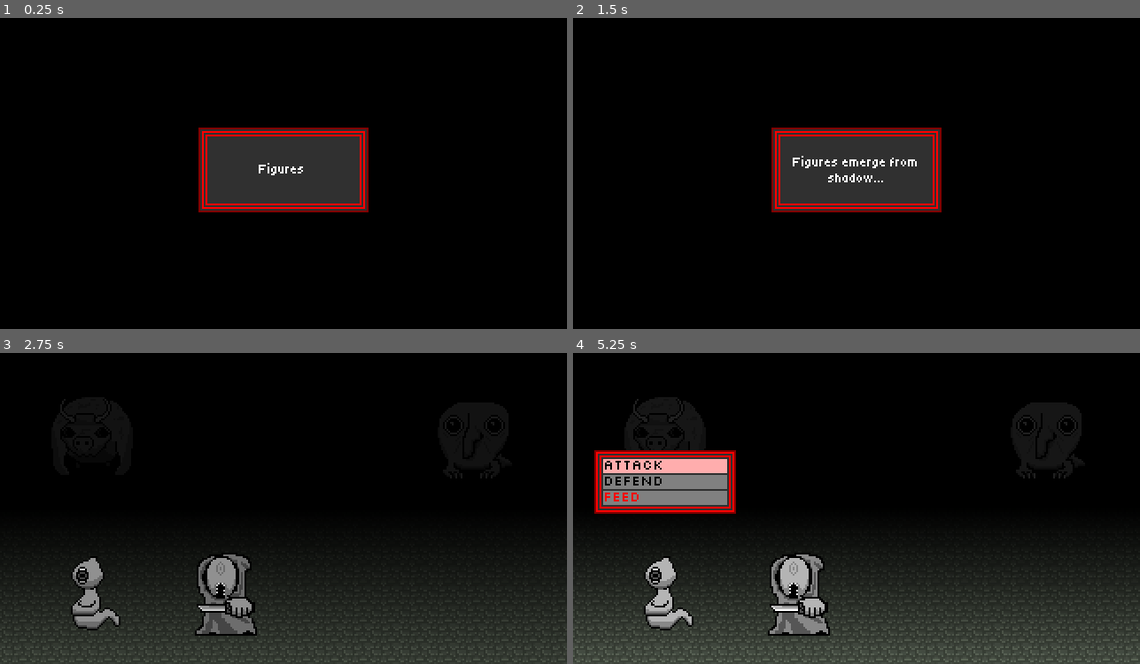
Above: before the commit, frames 1-4 (two rows, left to right).
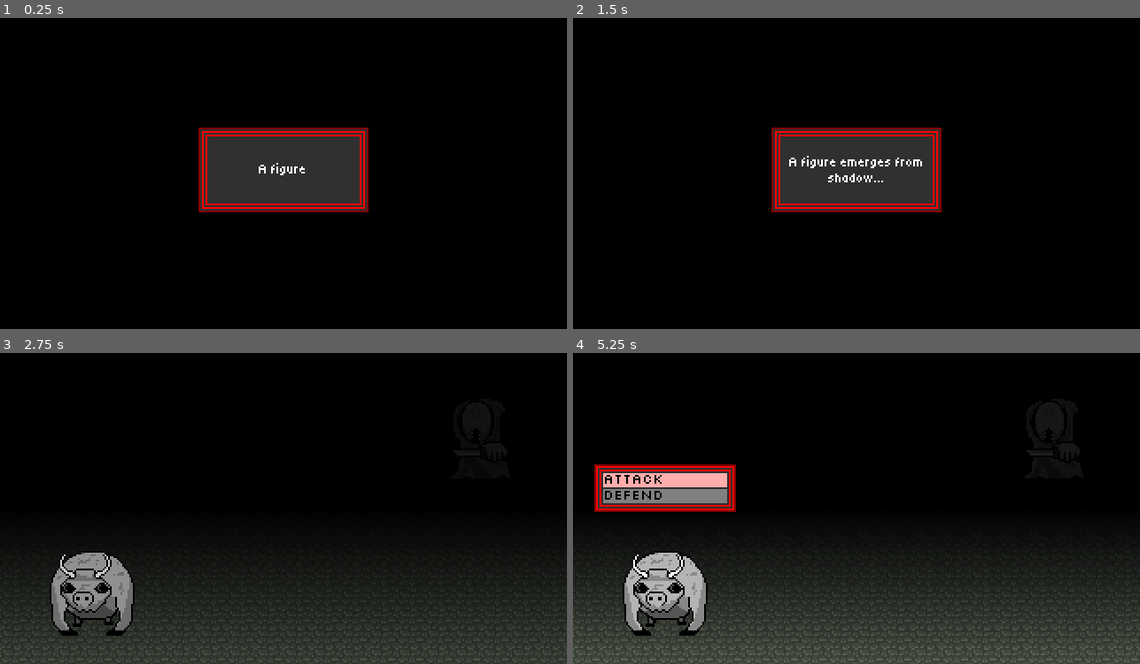
Above: after the commit, the same moments.

Repository: brandonkilpatrick059/demonrpg
Game: Godot game, scene res://battle/battle_system_sandbox.tscn
Same seed, same stepped clock (60 frames per second), same inputs: the game is played once before the commit and once after it.
Inputs:
- Up to frame 1 (0.25 s): no input
- Up to frame 2 (1.5 s): hold D (right) 0.53-1.28 s; tap Space (action_1) at 0.6 s; tap Enter at 1.25 s; hold S (down) from 1.28 s (still down); tap Shift (action_2) at 1.35 s
- Up to frame 3 (2.75 s): tap Space (action_1) at 2, 2.1 s; release S (down) at 2.03 s; hold D (right) from 2.03 s (still down)
- Up to frame 4 (5.25 s): release D (right) at 2.78 s; hold W (up) 2.78-3.53 s; tap Shift (action_2) at 2.85, 4.35 s; tap Enter at 3.5, 5 s; hold A (left) 3.53-5.03 s; tap Space (action_1) at 3.6, 4.25, 5.1 s; hold S (down) from 5.03 s (still down)

The runs differ from the first frame. In frame 1, 0.1% of the frame differs, in the area x 45-54%, y 46-51%; in frame 2, 0.3%; in frame 3, 5.2%; in frame 4, 9.3%, in the area x 3-89%, y 14-91%.

Commit message:
message box repositioning

Diff:
--- a/battle/battle_system.tscn
+++ b/battle/battle_system.tscn
@@ -158,7 +158,6 @@
 texture = ExtResource("6_72ene")
 
 [node name="BattleMessage" parent="." unique_id=836972938 instance=ExtResource("12_sycs1")]
-visible = false
 z_index = 5
 
 [node name="BattleStatus" parent="." unique_id=2019142930 instance=ExtResource("13_qcet8")]
--- a/battle/battle_system_sandbox.tscn
+++ b/battle/battle_system_sandbox.tscn
@@ -1,22 +1,16 @@
 [gd_scene format=3 uid="uid://d1hwdmd2h6inw"]
 
 [ext_resource type="PackedScene" uid="uid://d1yksn1grty30" path="res://battle/battle_system.tscn" id="1_13ec6"]
-[ext_resource type="PackedScene" uid="uid://kljr0hxngqkg" path="res://familiars/L0_homunculus.tscn" id="2_lx8k2"]
 [ext_resource type="PackedScene" uid="uid://cji52mlwppvu1" path="res://familiars/L1_martyr.tscn" id="3_8kxpe"]
-[ext_resource type="PackedScene" uid="uid://c2fp2021t2vq8" path="res://familiars/L1_gark.tscn" id="4_ogmts"]
 [ext_resource type="PackedScene" uid="uid://be8nahf55fp0p" path="res://familiars/L1_braim.tscn" id="5_f717y"]
 
 [node name="BattleSystemSandbox" type="Node2D" unique_id=405016994]
 
 [node name="BattleSystem" parent="." unique_id=415039822 node_paths=PackedStringArray("opponent_familiars", "player_familiars") instance=ExtResource("1_13ec6")]
 position = Vector2(160, 90)
-opponent_familiars = [NodePath("L1gark"), NodePath("L1braim")]
-player_familiars = [NodePath("L0Homunculus"), NodePath("L1martyr3")]
-
-[node name="L0Homunculus" parent="BattleSystem" unique_id=246003526 instance=ExtResource("2_lx8k2")]
+opponent_familiars = [NodePath("L1martyr3")]
+player_familiars = [NodePath("L1braim")]
 
 [node name="L1martyr3" parent="BattleSystem" unique_id=665361896 instance=ExtResource("3_8kxpe")]
 
-[node name="L1gark" parent="BattleSystem" unique_id=1713115923 instance=ExtResource("4_ogmts")]
-
 [node name="L1braim" parent="BattleSystem" unique_id=775875402 instance=ExtResource("5_f717y")]
--- a/project.godot
+++ b/project.godot
@@ -23,7 +23,7 @@
 
 window/size/viewport_width=320
 window/size/viewport_height=180
-window/size/mode=3
+window/size/mode=4
 window/size/resizable=false
 window/stretch/mode="viewport"
 window/stretch/aspect="expand"
--- a/scripts/battle_system/battle_system_manager.gd
+++ b/scripts/battle_system/battle_system_manager.gd
@@ -1,4 +1,4 @@
-class_name BattleSystemManager extends Node
+class_name BattleSystemManager extends Node2D
 
 @onready var action_menu : BattleActionMenu = $BattleActionMenu
 @onready var message : BattleMessage = $BattleMessage
@@ -355,7 +355,35 @@
 
 func run_actions_process():
 	if(!awaiting_input):
+		position_message()
 		current_battle_action.action_process(current_actor,current_targets)
+
+func position_message():
+	var slot = current_actor.get_parent()
+	var slot_index : int = 0
+	if(current_actor.is_hostile()):
+		slot_index = opponent_positions.find(slot)
+	else:
+		slot_index = player_positions.find(slot)
+	var position_at_slot : int = 0
+	match slot_index:
+		0:
+			position_at_slot = 3
+		1:
+			position_at_slot = 3
+		2:
+			position_at_slot = 0
+		3:
+			position_at_slot = 0
+	var pos_slot : Node2D
+	if(current_actor.is_hostile()):
+		pos_slot = opponent_positions[position_at_slot]
+	else:
+		pos_slot = player_positions[position_at_slot]
+	message.global_position = pos_slot.global_position
+
+func reset_message_position():
+	message.global_position = global_position
 
 func get_next_action():
 	if(combined_action_queue.size() > 0):
